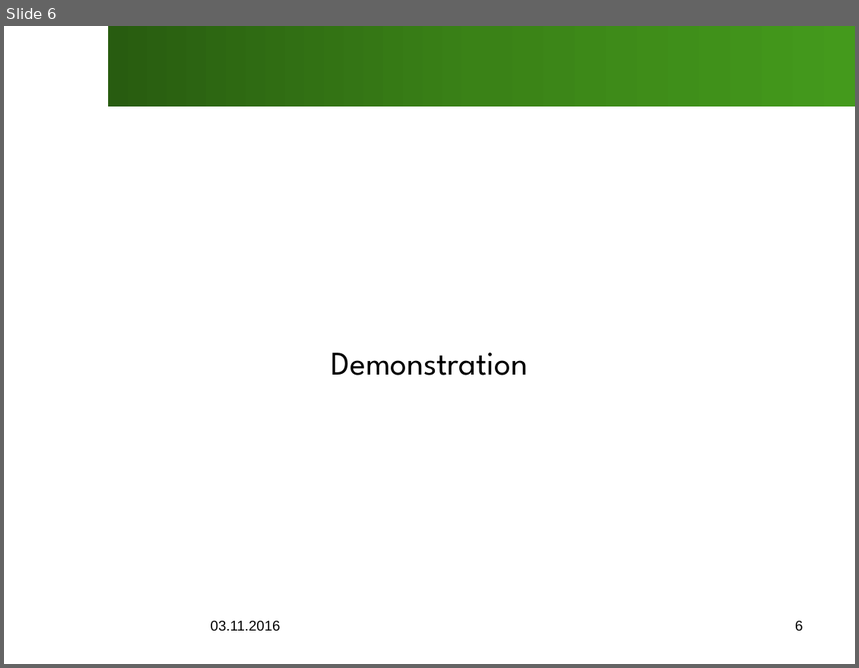
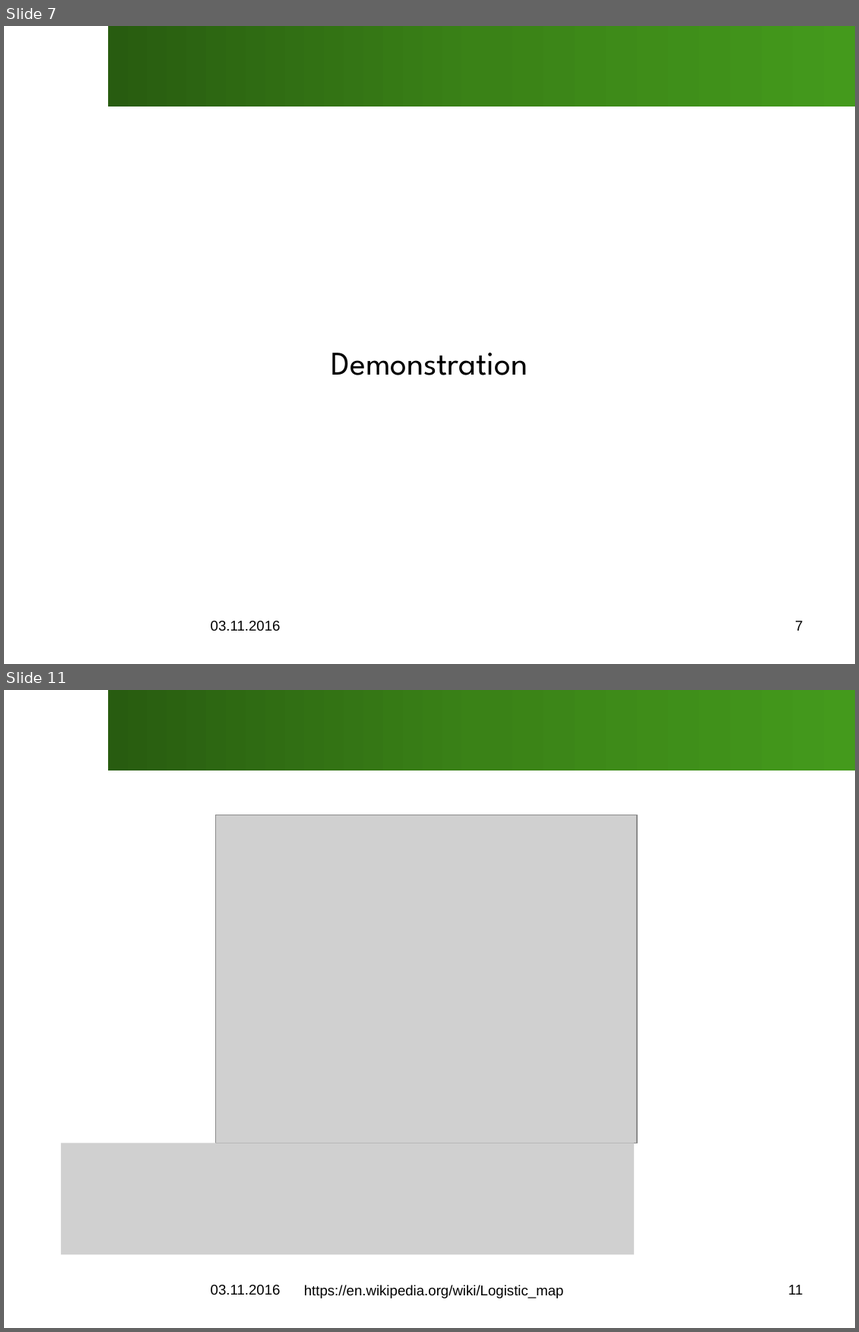
Before and after one commit to SOAS-Uni-Augsburg/ws16-17-group-13, a slide deck: Blatt02/Aufgabe01/Slides.pptx. Shown one above the other, each under a label of ours: slide 6 before the commit, slides 7 and 11 after it; the slides between them are not shown. The pictures are 859x668 and 859x1332 pixels, drawn with LibreOffice and Linux fonts; fonts in the diff are those of the drawing; grey boxes stand for pictures; background and template pictures are left out. Boxes give left, top, right and bottom in pixels: in the first picture for what was removed or moved away, otherwise in the second. Text is boxed around its words. In the diff, an @@ line names an element or a change of style, - is before the commit and + after.

Commit message:
Updates Slides with new graphics and slight restructuring Makes the slides wear fancy pants Adds Logistic Plot Python File

```diff
--- a/Blatt02/Aufgabe01/Slides.pptx
+++ b/Blatt02/Aufgabe01/Slides.pptx
@@ slide 11 added at [4, 690, 855, 1328], background #FFFFFF; not listed: 1 template element that a slide beside it also shows @@
@@ picture added at [215, 815, 636, 1144] @@
@@ picture added at [61, 1143, 634, 1255] @@
@@ text added at [211, 1285, 281, 1296], 12 pt, text #000000 @@
+03.11.2016
@@ text added at [304, 1285, 564, 1299], 12 pt, text #000000 @@
+https://en.wikipedia.org/wiki/Logistic_map
@@ page number added at [788, 1285, 803, 1295], 12 pt, text #000000 @@
+11
@@ what was slide 6 is now slide 7 @@
@@ page number at [795, 621, 803, 631]: text changed @@
-6
+7
```
Also in this commit, not shown: 6 slides changed, 4 other slides added, 1 other file.
